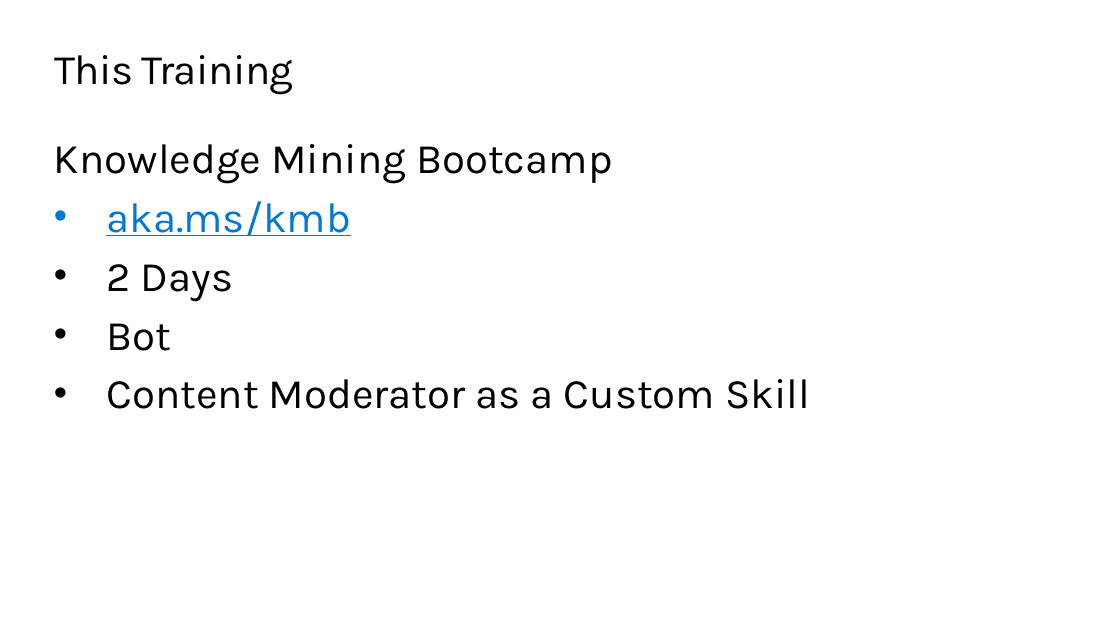
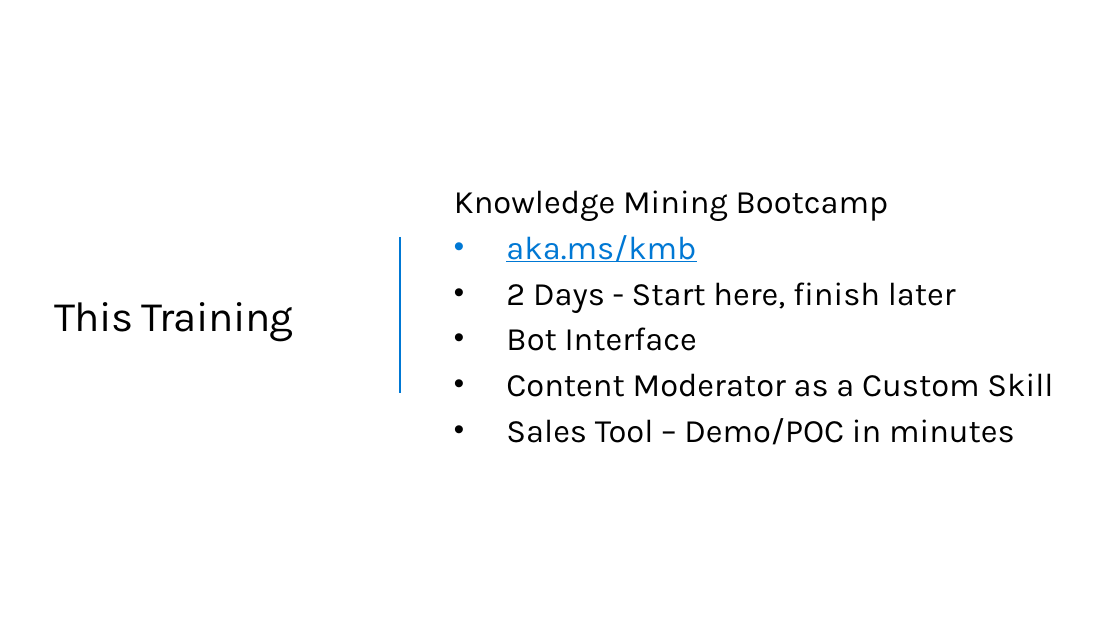
Before and after one commit to QuirkyDataScientist1978/Build-a-knowledge-mining-solution-using-Azure-AI, a slide deck: slide 4 of resources/slides/Opening.pptx. Drawn at 1120x630 pixels with LibreOffice and Linux fonts; fonts in the diff are those of the drawing; background and template pictures are left out. Boxes give left, top, right and bottom in pixels: in the first picture for what was removed or moved away, otherwise in the second. Text is boxed around its words. In the diff, an @@ line names an element or a change of style, - is before the commit and + after.

```diff
--- a/resources/slides/Opening.pptx
+++ b/resources/slides/Opening.pptx
@@ title "This Training": place and size @@
-title "This Training" at (54,55,293,95)
+title "This Training" at (54,302,293,342)
@@ title "This Training" at (54,302,293,342): vertical alignment top to middle @@
@@ text "Knowledge Mining Bootcamp" at (454,190,1053,445): vertical alignment top to middle @@
@@ text "Knowledge Mining Bootcamp": place and size @@
-text "Knowledge Mining Bootcamp" at (54,144,810,409)
+text "Knowledge Mining Bootcamp" at (454,190,1053,445)
@@ text at (454,190,1053,397): size 36 to 28 pt in "Knowledge Mining Bootcamp", "aka.ms/kmb", "Content Moderator as a Custom Skill"; less space between paragraphs @@
@@ line added from (400, 237) to (400, 393), #0078D4 2.25 pt @@
@@ text at (506,282,956,351): text changed; size 36 to 28 pt @@
-• 2 Days
-• Bot
+• 2 Days - Start here, finish later
+• Bot Interface
@@ text at (506,418,1015,445): paragraph added @@
+• Sales Tool – Demo/POC in minutes
```
Also in this commit, not shown: 14 other slides changed, 3 slides added, 1 slide removed.
